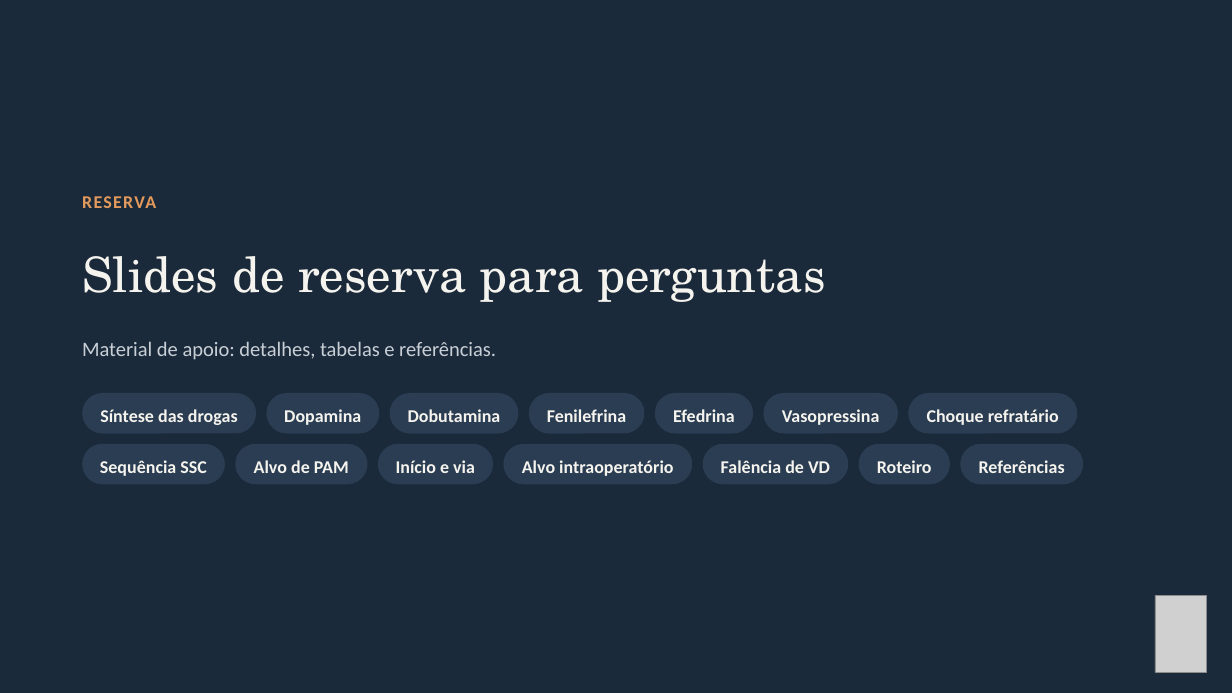
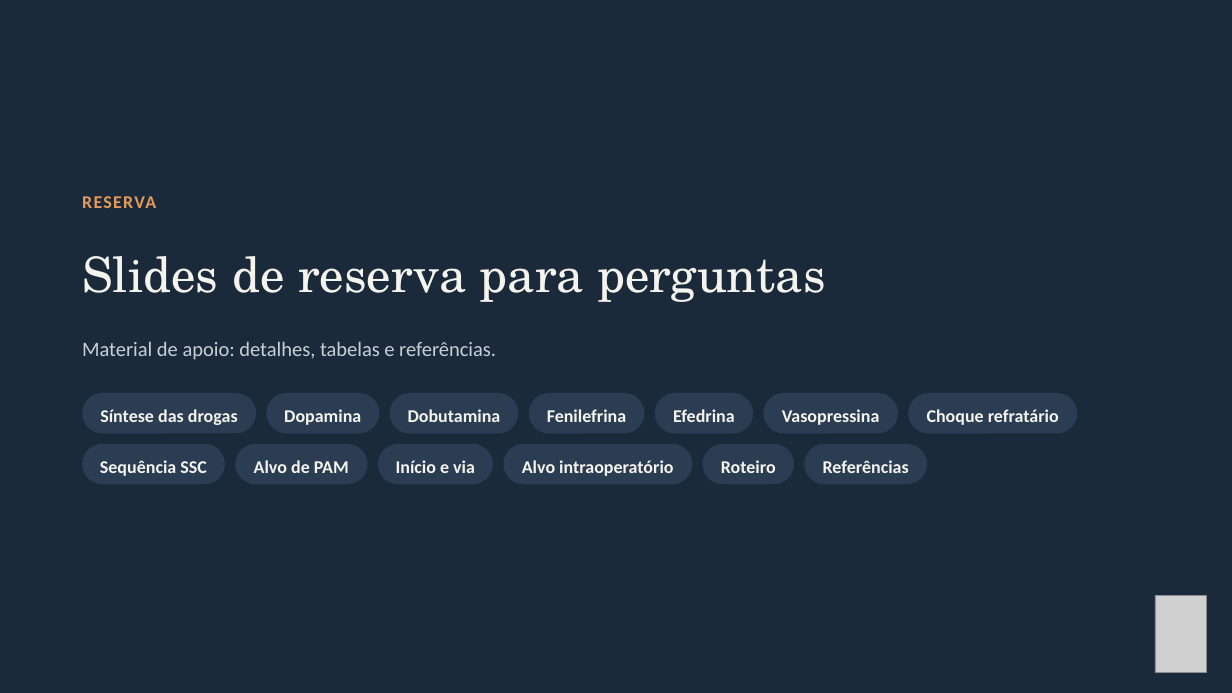
Before and after one commit to brunomoraesdubois-bit/Bruno, a slide deck: slide 20 of apresentacao/Aminas_Vasoativas.pptx (slide 19 before the commit). Drawn at 1232x693 pixels with LibreOffice and Linux fonts; fonts in the diff are those of the drawing; grey boxes stand for pictures. Boxes give left, top, right and bottom in pixels: in the first picture for what was removed or moved away, otherwise in the second. Text is boxed around its words. In the diff, an @@ line names an element or a change of style, - is before the commit and + after.

```diff
--- a/apresentacao/Aminas_Vasoativas.pptx
+++ b/apresentacao/Aminas_Vasoativas.pptx
@@ rounded rectangle "Roteiro": place and size @@
-rounded rectangle "Roteiro" at (859, 444, 950, 484)
+rounded rectangle "Roteiro" at (702, 444, 794, 484)
@@ rounded rectangle removed at (702, 444, 848, 484) @@
-Falência de VD
@@ rounded rectangle "Referências": place and size @@
-rounded rectangle "Referências" at (960, 444, 1083, 484)
+rounded rectangle "Referências" at (804, 444, 927, 484)
```
Also in this commit, not shown: 4 other slides changed, 43 other files.
